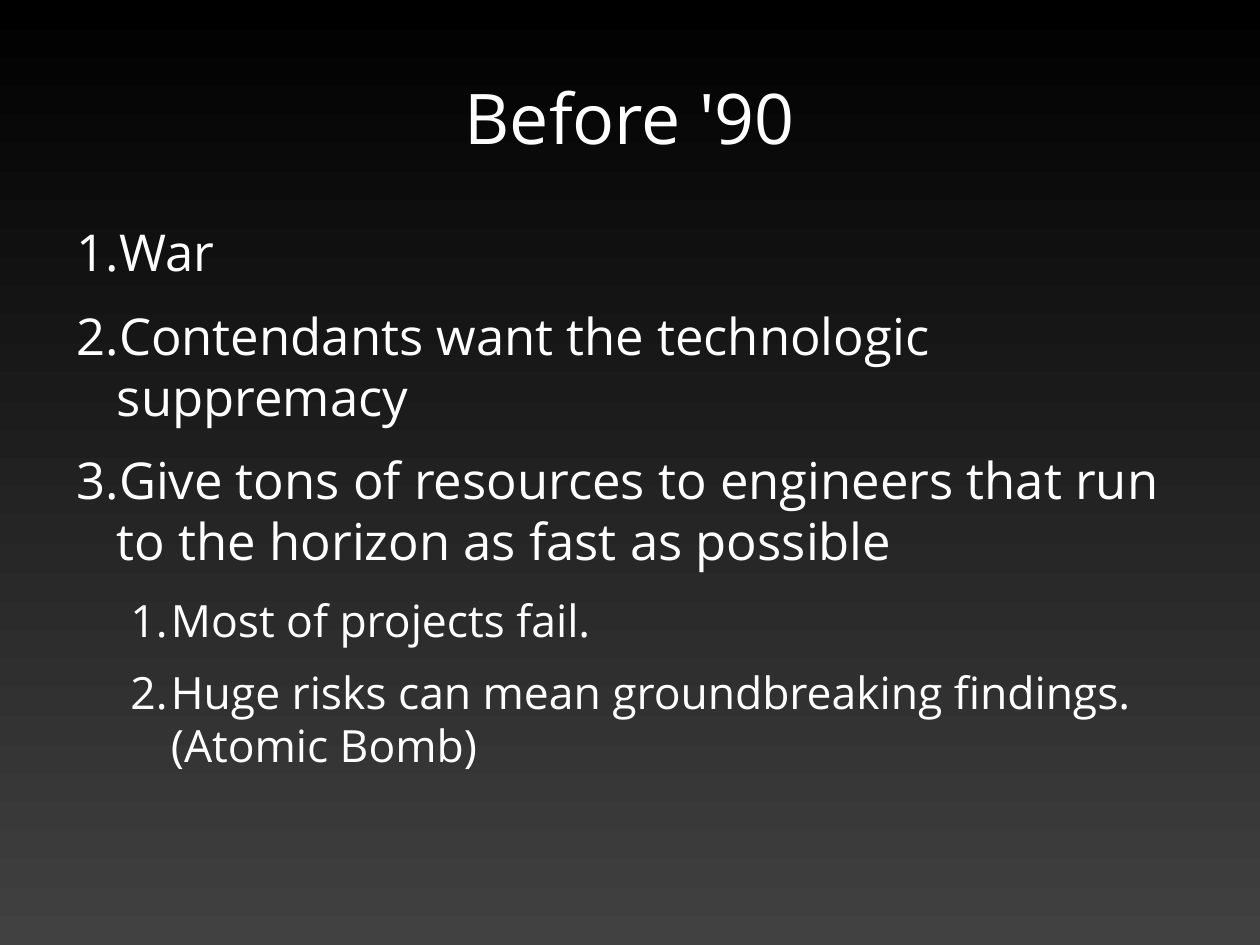
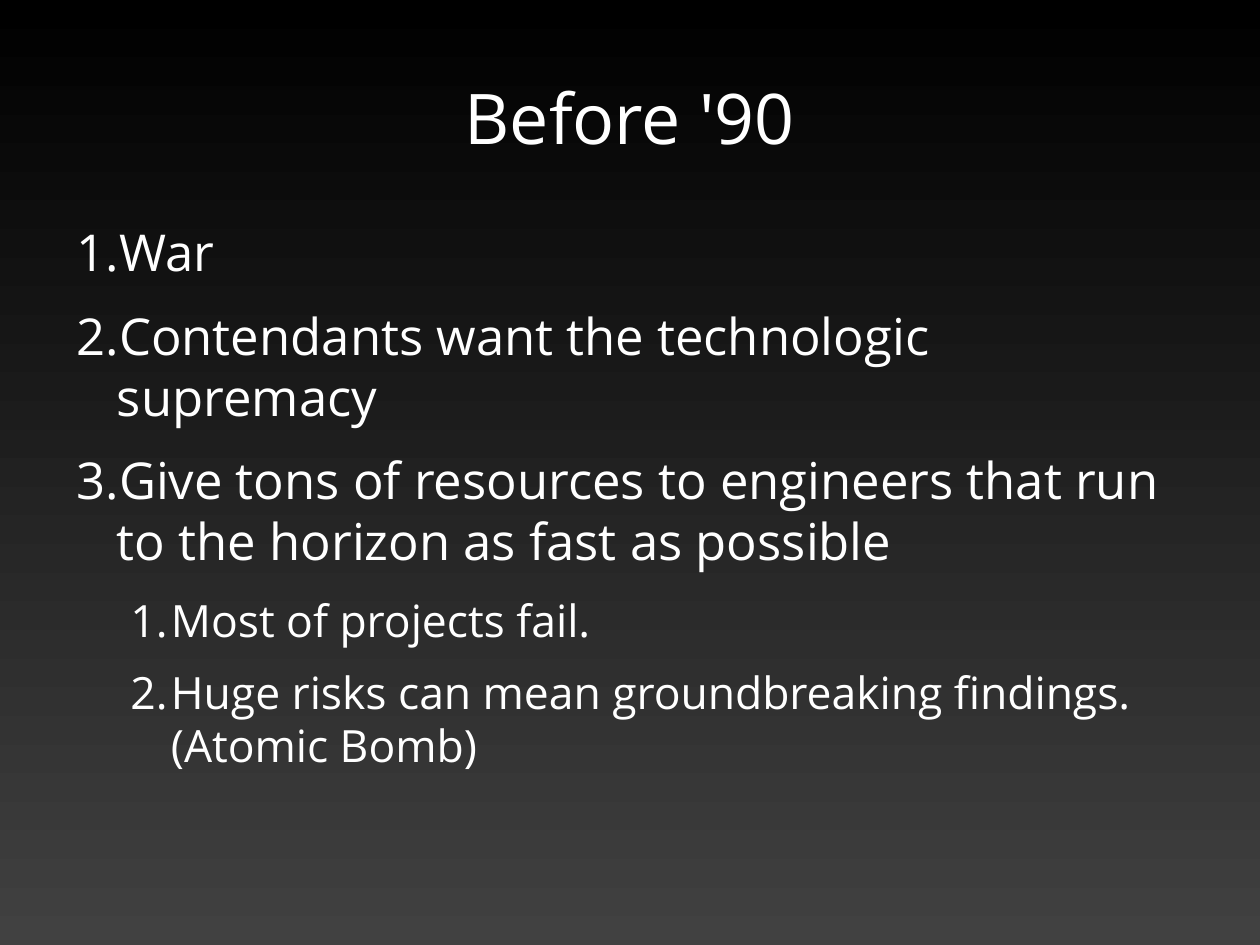
Before and after one commit to guillemborrell/CursoScripting, a slide deck: slide 31 of clases/valencia_2010/valencia_global_eng.odp. Drawn at 1260x945 pixels with LibreOffice and Linux fonts; fonts in the diff are those of the drawing. Boxes give left, top, right and bottom in pixels: in the first picture for what was removed or moved away, otherwise in the second. Text is boxed around its words. In the diff, an @@ line names an element or a change of style, - is before the commit and + after.

```diff
--- a/clases/valencia_2010/valencia_global_eng.odp
+++ b/clases/valencia_2010/valencia_global_eng.odp
@@ text at [76, 316, 929, 429]: text changed @@
-2. Contendants want the technologic suppremacy
+2. Contendants want the technologic supremacy
```
Also in this commit, not shown: 8 other files.
